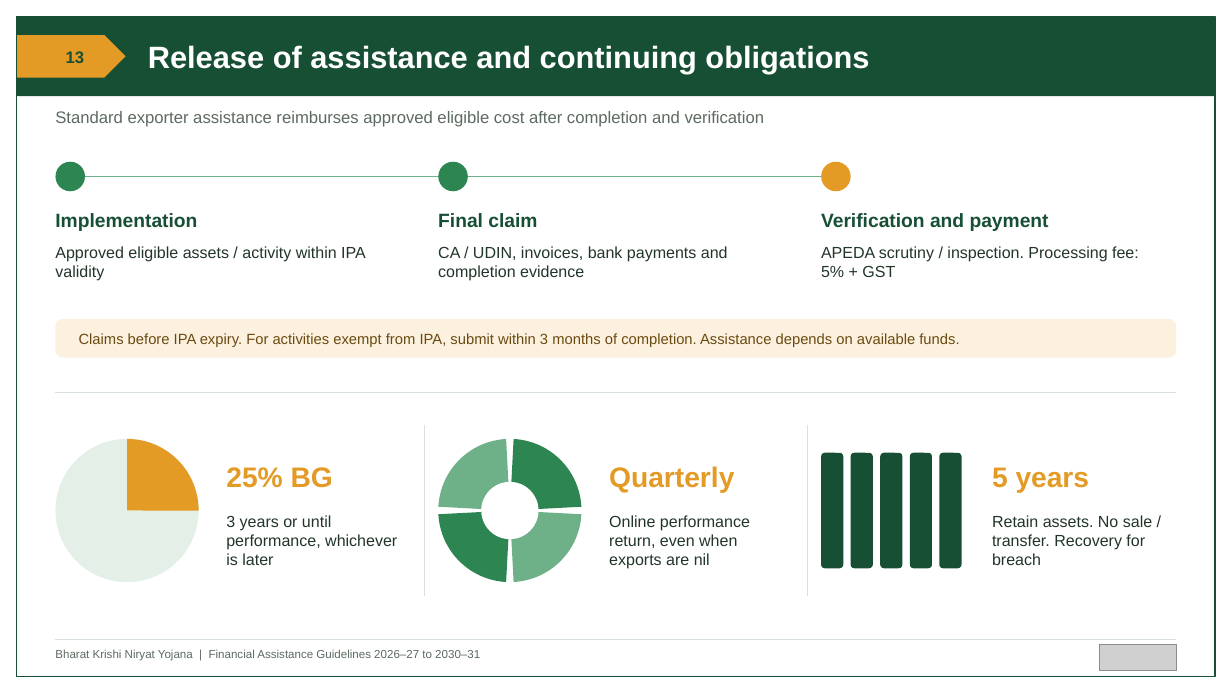
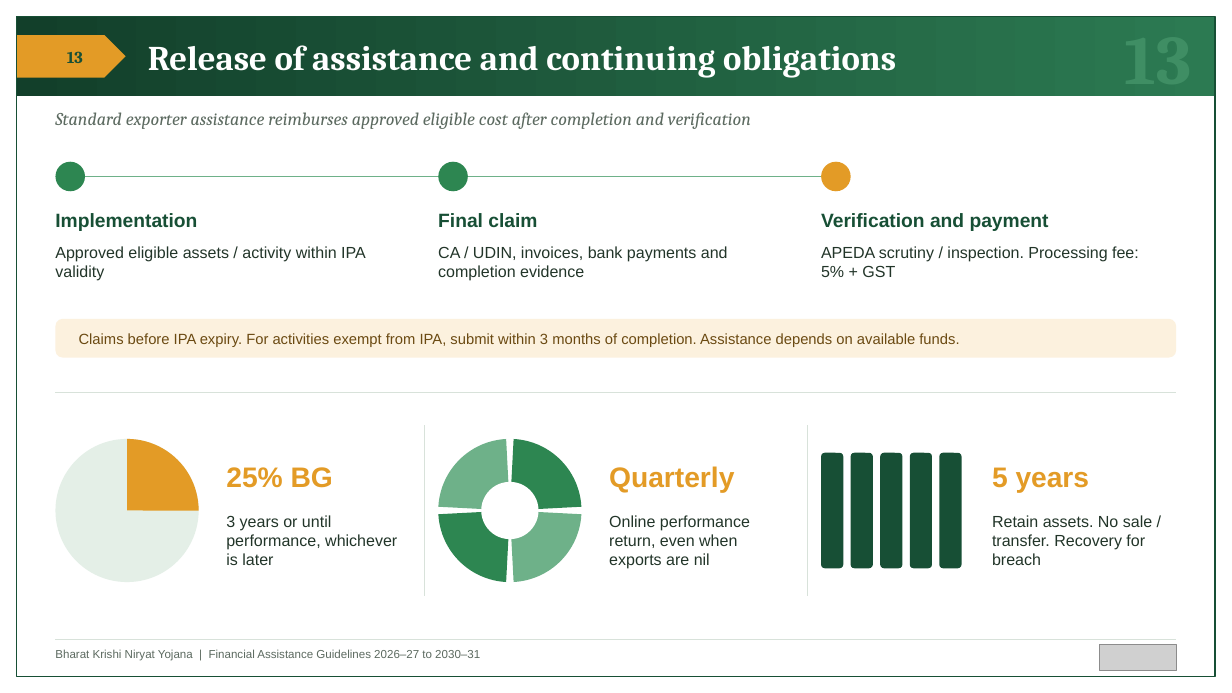
Before and after one commit to BantheFox012/FM, a slide deck: slide 13 of APEDA_BKNY_Standard_40_Percent.pptx. Drawn at 1232x693 pixels with LibreOffice and Linux fonts; fonts in the diff are those of the drawing; grey boxes stand for pictures. Boxes give left, top, right and bottom in pixels: in the first picture for what was removed or moved away, otherwise in the second. Text is boxed around its words. In the diff, an @@ line names an element or a change of style, - is before the commit and + after.

```diff
--- a/APEDA_BKNY_Standard_40_Percent.pptx
+++ b/APEDA_BKNY_Standard_40_Percent.pptx
@@ rectangle at (17,17,1215,96): fill #174F35 to gradient #123F2A to #2C7A52 @@
@@ text "Release of assistance and continuing ..." at (148,45,896,78): size 24 to 27 pt, font Arial to Cambria @@
@@ text "13" at (67,51,83,63): font Arial to Cambria @@
@@ text "Standard exporter assistance reimburses approved ..." at (55,112,751,129): size 13 to 14 pt, font Arial to Cambria, italic on @@
@@ text added at (1125,96,1192,98), 54 pt, text #3F8E64, bold @@
+13
```
Also in this commit, not shown: 13 other slides changed.
